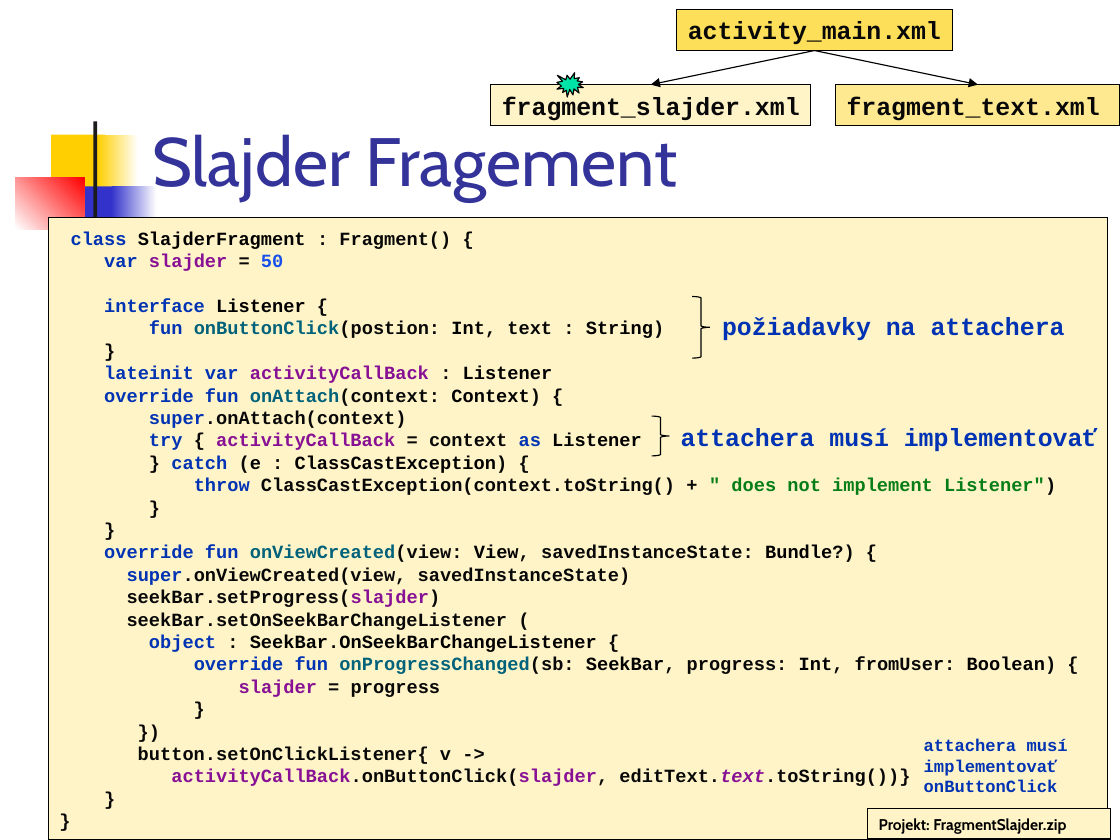
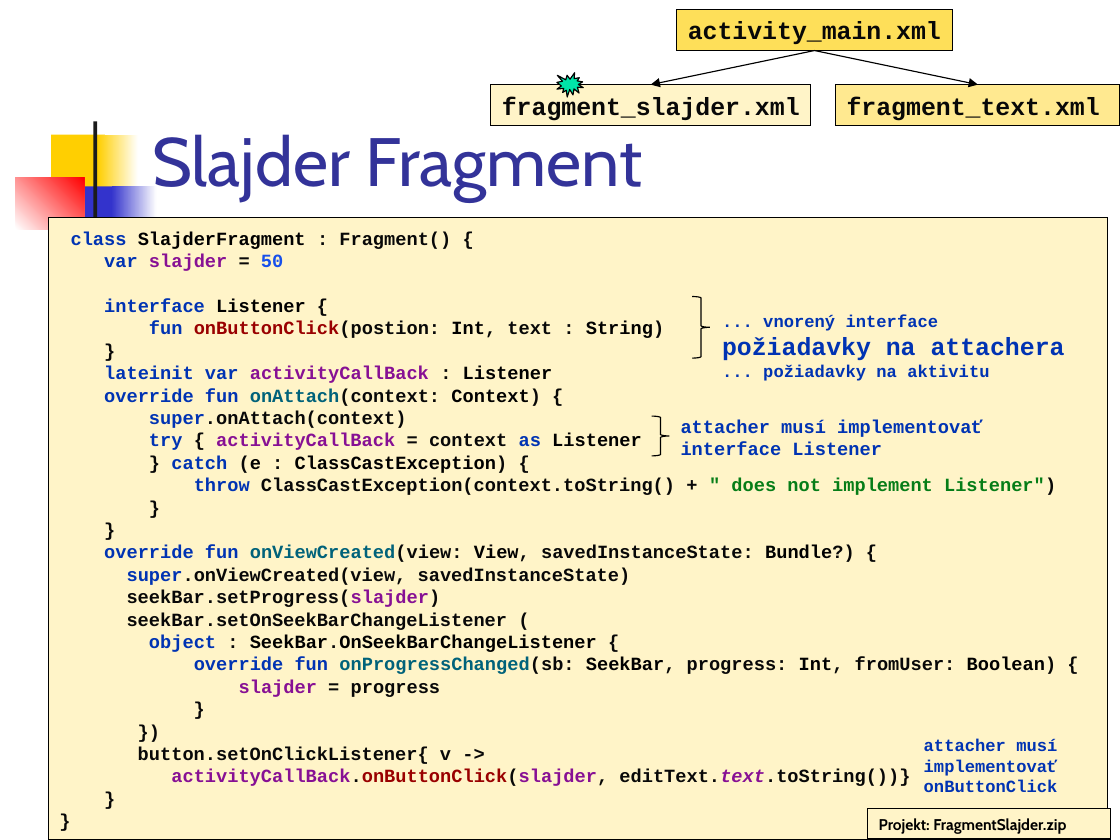
Before and after one commit to vmandro/Prednasky, a slide deck: slide 19 of 06/06_Android.ppt (slide 18 before the commit). Drawn at 1120x840 pixels with LibreOffice and Linux fonts; fonts in the diff are those of the drawing. Boxes give left, top, right and bottom in pixels: in the first picture for what was removed or moved away, otherwise in the second. Text is boxed around its words. In the diff, an @@ line names an element or a change of style, - is before the commit and + after.

```diff
--- a/06/06_Android.ppt
+++ b/06/06_Android.ppt
@@ title at [152,134,643,201]: text changed @@
-Slajder Fragement
+Slajder Fragment
@@ rectangle "class SlajderFragment : Fragment() { ..." at [48,218,1107,840]: text colour #00627A to #990000 in "onButtonClick(postion:"; text colour #080808 to #990000 in "activityCallBack.onButtonClick(slajder," @@
@@ text at [763,314,939,331]: paragraph added @@
+... vnorený interface
@@ text at [763,365,989,381]: paragraph added @@
+... požiadavky na aktivitu
@@ text at [681,420,983,456]: text changed; size 16 to 12 pt @@
-attachera musí implementovať
+attacher musí implementovať
+interface Listener
@@ text at [924,739,1057,751]: text changed @@
-attachera musí
+attacher musí
```
Also in this commit, not shown: 27 other slides changed, 1 slide added, 2 other files.
